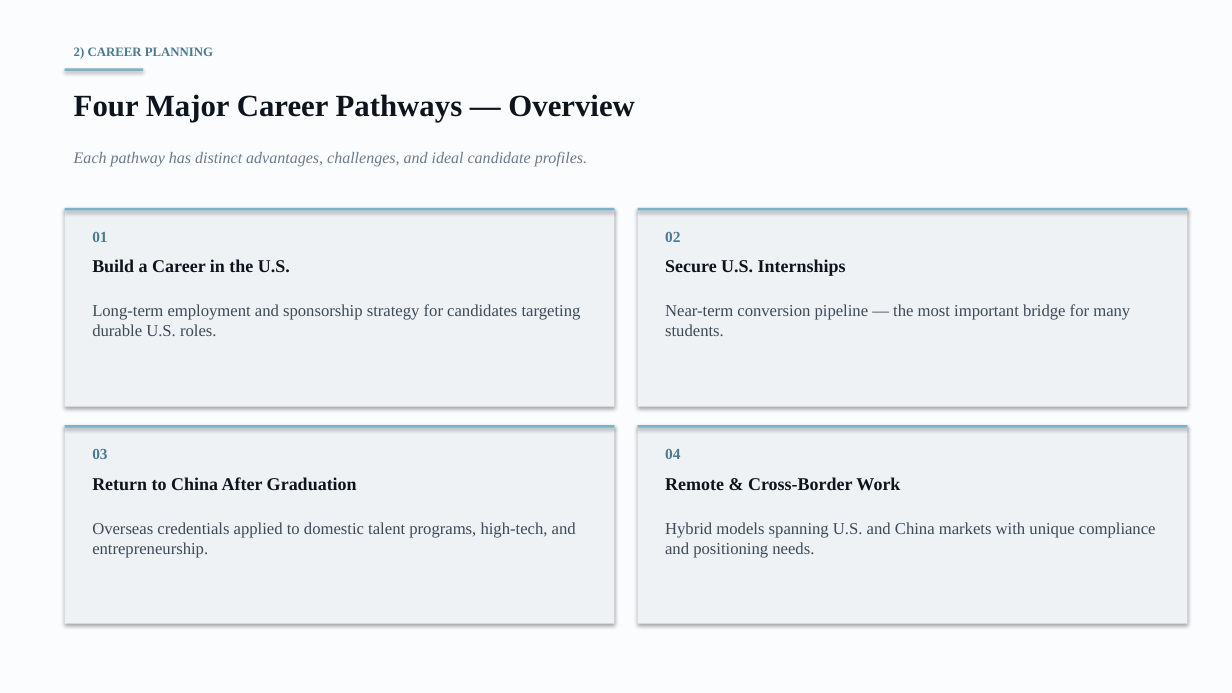
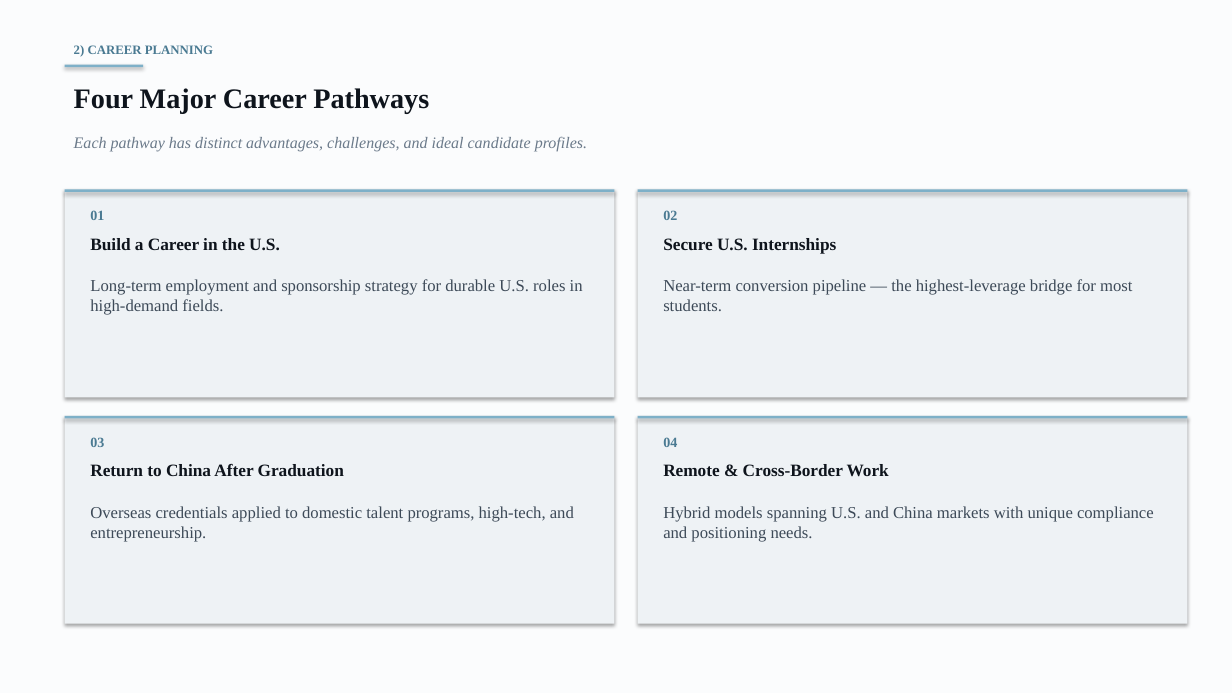
Before and after one commit to anthonyleedu/anthonyleedu, a slide deck: slide 8 of Heliospace_Company_And_Product_Overview.pptx (slide 11 before the commit). Drawn at 1232x693 pixels with LibreOffice and Linux fonts; fonts in the diff are those of the drawing. Boxes give left, top, right and bottom in pixels: in the first picture for what was removed or moved away, otherwise in the second. Text is boxed around its words. In the diff, an @@ line names an element or a change of style, - is before the commit and + after.

```diff
--- a/Heliospace_Company_And_Product_Overview.pptx
+++ b/Heliospace_Company_And_Product_Overview.pptx
@@ rectangle: place and size @@
-rectangle at [65, 68, 143, 71]
+rectangle at [65, 65, 143, 67]
@@ text at [74, 88, 429, 113]: text changed; size 24 to 22 pt @@
-Four Major Career Pathways — Overview
+Four Major Career Pathways
@@ text "Each pathway has distinct advantages, ...": place and size @@
-text "Each pathway has distinct advantages, ..." at [74, 152, 587, 167]
+text "Each pathway has distinct advantages, ..." at [74, 137, 587, 152]
@@ rectangle: place and size @@
-rectangle at [65, 208, 615, 407]
+rectangle at [65, 189, 615, 397]
@@ rectangle: place and size @@
-rectangle at [65, 208, 615, 211]
+rectangle at [65, 189, 615, 192]
@@ size 12 to 11 pt in 4 elements at [663, 437, 677, 447], [90, 437, 104, 447], [663, 210, 677, 220], [90, 210, 104, 220] @@
@@ text "01": place and size @@
-text "01" at [92, 232, 107, 242]
+text "01" at [90, 210, 104, 220]
@@ rectangle: place and size @@
-rectangle at [638, 208, 1188, 407]
+rectangle at [638, 189, 1188, 397]
@@ rectangle: place and size @@
-rectangle at [638, 208, 1188, 211]
+rectangle at [638, 189, 1188, 192]
@@ text "02": place and size @@
-text "02" at [665, 232, 680, 242]
+text "02" at [663, 210, 677, 220]
@@ text "Build a Career in the ...": place and size @@
-text "Build a Career in the ..." at [92, 259, 290, 273]
+text "Build a Career in the ..." at [90, 238, 280, 250]
@@ size 14 to 13.5 pt in 4 elements at [90, 464, 344, 476], [663, 464, 889, 477], [90, 238, 280, 250], [663, 238, 836, 254] @@
@@ text "Secure U.S. Internships": place and size @@
-text "Secure U.S. Internships" at [665, 259, 846, 276]
+text "Secure U.S. Internships" at [663, 238, 836, 254]
@@ text at [90, 279, 583, 315]: text changed @@
-Long-term employment and sponsorship strategy for candidates targeting durable U.S. roles.
+Long-term employment and sponsorship strategy for durable U.S. roles in high-demand fields.
@@ text at [663, 279, 1132, 311]: text changed @@
-Near-term conversion pipeline — the most important bridge for many students.
+Near-term conversion pipeline — the highest-leverage bridge for most students.
@@ rectangle: place and size @@
-rectangle at [65, 425, 615, 624]
+rectangle at [65, 416, 615, 624]
@@ rectangle: place and size @@
-rectangle at [65, 425, 615, 428]
+rectangle at [65, 416, 615, 419]
@@ rectangle: place and size @@
-rectangle at [638, 425, 1188, 624]
+rectangle at [638, 416, 1188, 624]
@@ rectangle: place and size @@
-rectangle at [638, 425, 1188, 428]
+rectangle at [638, 416, 1188, 419]
@@ text "03": place and size @@
-text "03" at [92, 449, 107, 459]
+text "03" at [90, 437, 104, 447]
@@ text "04": place and size @@
-text "04" at [665, 449, 680, 459]
+text "04" at [663, 437, 677, 447]
@@ text "Return to China After Graduation": place and size @@
-text "Return to China After Graduation" at [92, 477, 357, 491]
+text "Return to China After Graduation" at [90, 464, 344, 476]
@@ text "Remote & Cross-Border Work": place and size @@
-text "Remote & Cross-Border Work" at [665, 477, 900, 491]
+text "Remote & Cross-Border Work" at [663, 464, 889, 477]
@@ text "Overseas credentials applied to domestic ...": place and size @@
-text "Overseas credentials applied to domestic ..." at [92, 522, 576, 557]
+text "Overseas credentials applied to domestic ..." at [90, 506, 574, 541]
@@ text "Hybrid models spanning U.S. and ...": place and size @@
-text "Hybrid models spanning U.S. and ..." at [665, 522, 1156, 557]
+text "Hybrid models spanning U.S. and ..." at [663, 506, 1154, 541]
```
Also in this commit, not shown: 12 other slides changed, 7 slides added, 15 slides removed.
